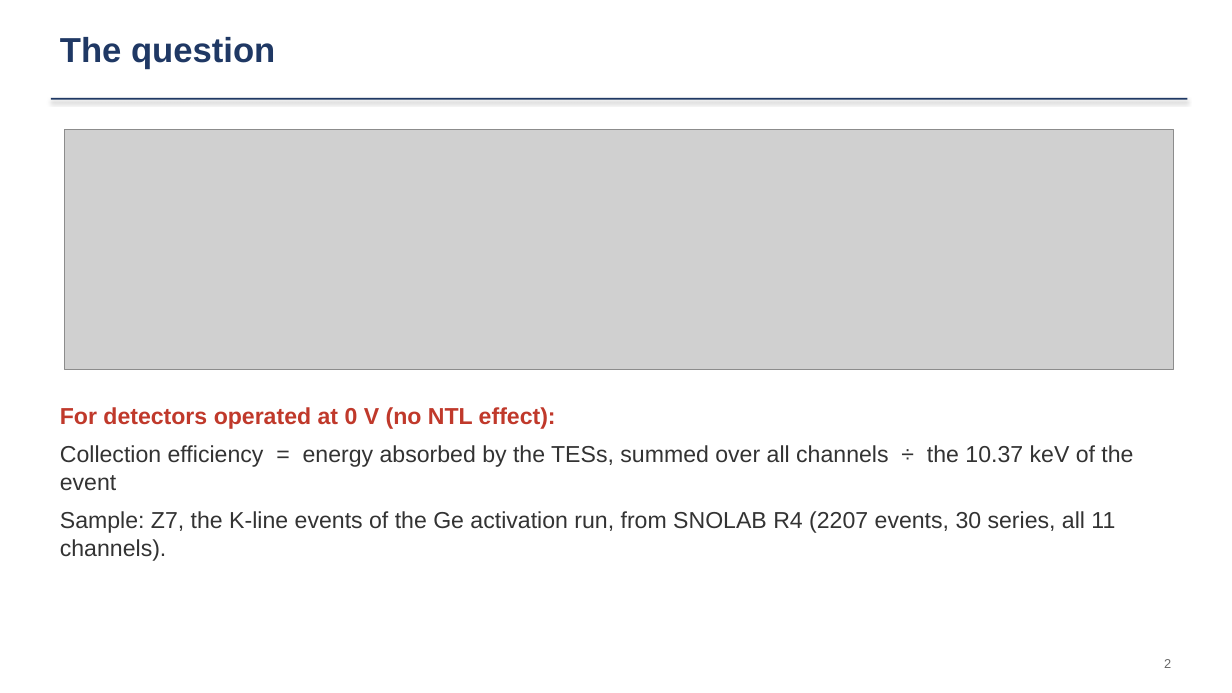
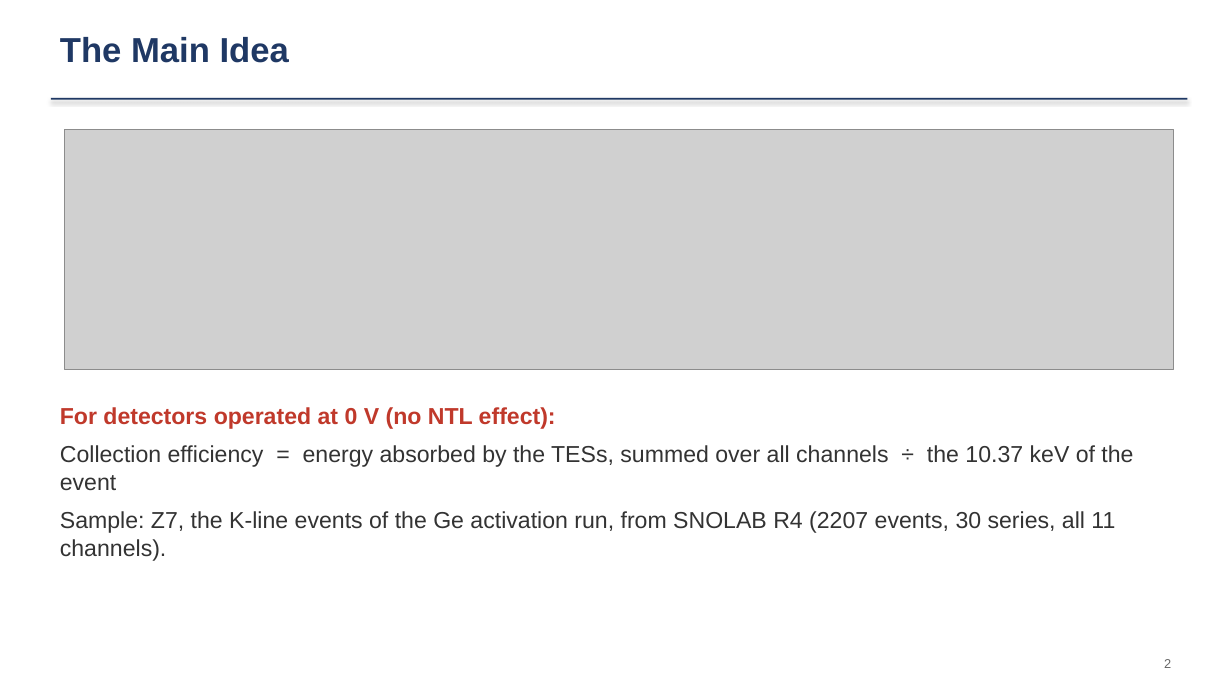
Before and after one commit to ZhihengLi0/urop, a slide deck: slide 2 of snolab/collection_efficiency/presentation/SNOLAB_R4_collection_efficiency_20260910.pptx. Drawn at 1232x693 pixels with LibreOffice and Linux fonts; fonts in the diff are those of the drawing; grey boxes stand for pictures. Boxes give left, top, right and bottom in pixels: in the first picture for what was removed or moved away, otherwise in the second. Text is boxed around its words. In the diff, an @@ line names an element or a change of style, - is before the commit and + after.

```diff
--- a/snolab/collection_efficiency/presentation/SNOLAB_R4_collection_efficiency_20260910.pptx
+++ b/snolab/collection_efficiency/presentation/SNOLAB_R4_collection_efficiency_20260910.pptx
@@ text at (60,37,289,63): text changed @@
-The question
+The Main Idea
```
Also in this commit, not shown: 9 other files.
